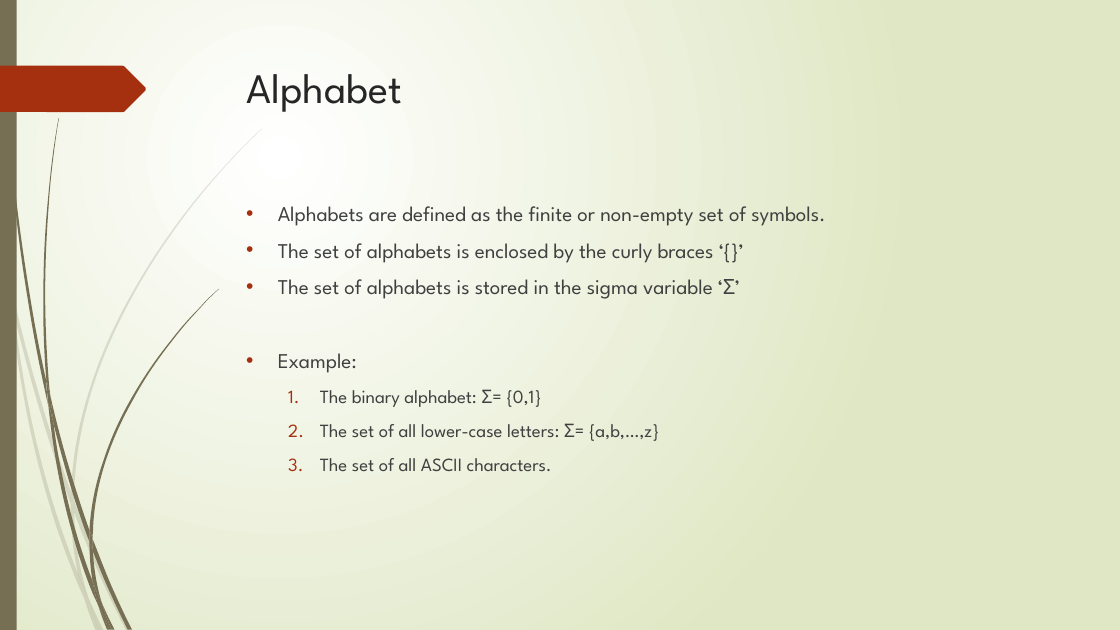
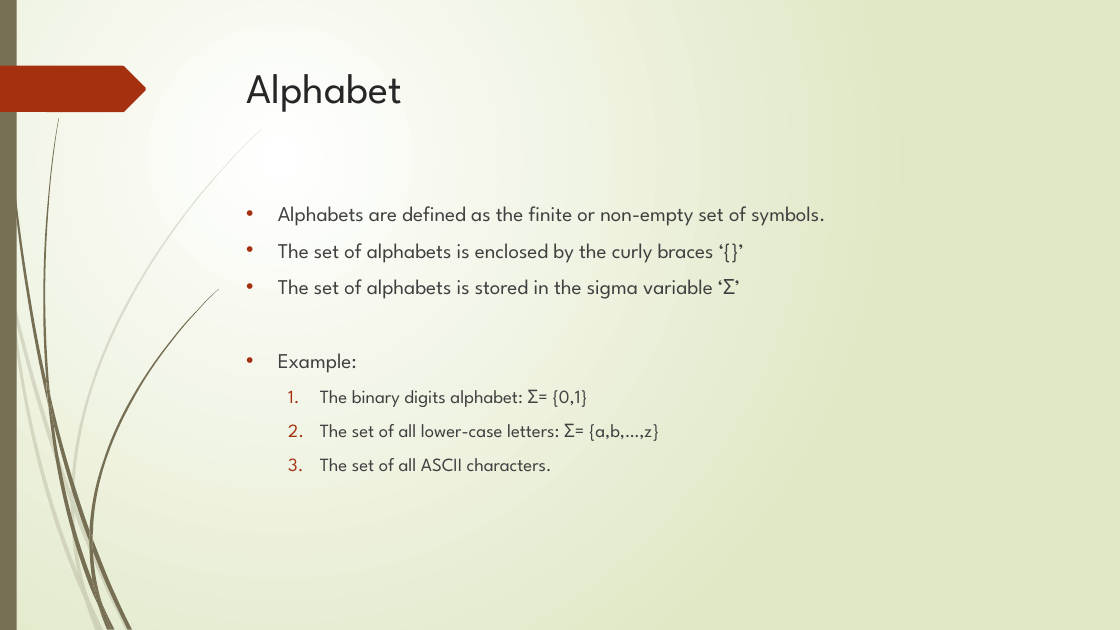
Before and after one commit to Federal-Urdu-University/Theory-of-Automata, a slide deck: slide 10 of Chap-1.pptx. Drawn at 1120x630 pixels with LibreOffice and Linux fonts; fonts in the diff are those of the drawing. Boxes give left, top, right and bottom in pixels: in the first picture for what was removed or moved away, otherwise in the second. Text is boxed around its words. In the diff, an @@ line names an element or a change of style, - is before the commit and + after.

```diff
--- a/Chap-1.pptx
+++ b/Chap-1.pptx
@@ text at (x1=320, y1=389, x2=587, y2=407): text changed @@
-  1. The binary alphabet: Σ= {0,1}
+  1. The binary digits alphabet: Σ= {0,1}
```
Also in this commit, not shown: 5 other slides changed, 1 slide added, 3 other files.
